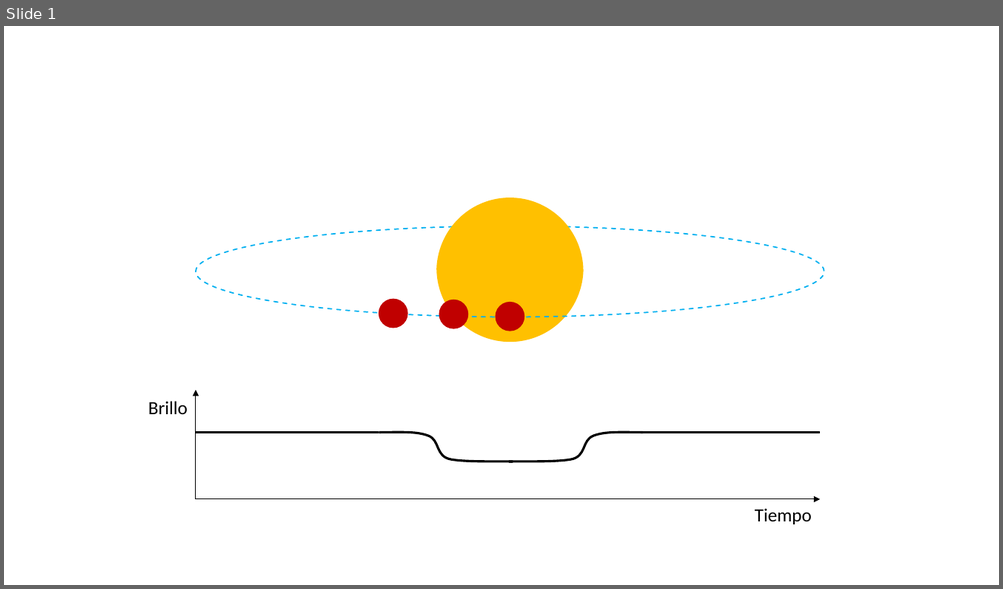
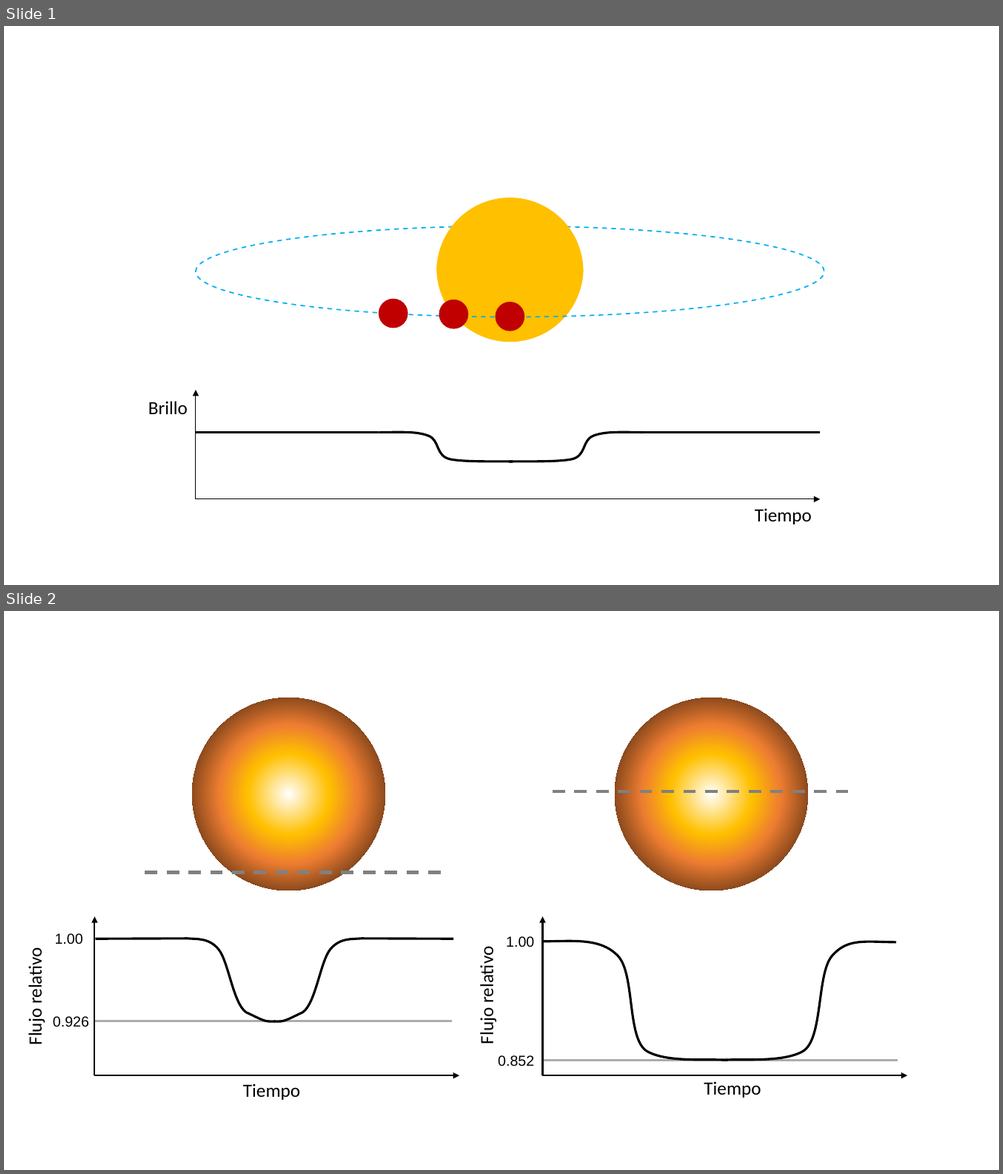
Before and after one commit to sudoAlejandro/Exoplaneta, a slide deck: figuras.pptx. Shown one above the other, each under a label of ours: slide 1 before the commit, slides 1 and 2 after it. The pictures are 1003x589 and 1003x1174 pixels, drawn with LibreOffice and Linux fonts; fonts in the diff are those of the drawing. Boxes give left, top, right and bottom in pixels: in the first picture for what was removed or moved away, otherwise in the second. Text is boxed around its words. In the diff, an @@ line names an element or a change of style, - is before the commit and + after.

```diff
--- a/figuras.pptx
+++ b/figuras.pptx
@@ slide 2 added at <box>4,611,999,1170</box>, background #FFFFFF @@
@@ ellipse added at <box>192,698,385,891</box>, fill gradient #FFFFFF to #FFC000 to #ED7D31 to #000000 @@
@@ ellipse added at <box>614,698,808,891</box>, fill gradient #FFFFFF to #FFC000 to #ED7D31 to #000000 @@
@@ line added from (552, 792) to (851, 792), #808080 3 pt dashed @@
@@ line added from (145, 873) to (444, 873), #808080 3 pt dashed @@
@@ arrow added from (94, 1076) to (94, 917), #000000 1.5 pt @@
@@ arrow added from (543, 1076) to (543, 917), #000000 1.5 pt @@
@@ text added at <box>55,934,83,945</box>, 14 pt, text #000000 @@
+1.00
@@ freeform shape added at <box>96,939,276,1022</box>, outline #000000 2.25 pt @@
@@ freeform shape added at <box>274,939,454,1022</box>, outline #000000 2.25 pt @@
@@ text added at <box>506,937,534,948</box>, 14 pt, text #000000 @@
+1.00
@@ freeform shape added at <box>543,942,728,1061</box>, outline #000000 2.25 pt @@
@@ freeform shape added at <box>723,943,896,1061</box>, outline #000000 2.25 pt @@
@@ text added at <box>24,953,47,1045</box>, 18 pt, text #000000 @@
+Flujo relativo
@@ text added at <box>475,952,498,1044</box>, 18 pt, text #000000 @@
+Flujo relativo
@@ text added at <box>53,1017,89,1028</box>, 14 pt, text #000000 @@
+0.926
@@ line added from (452, 1022) to (96, 1022), #AFABAB 2.25 pt @@
@@ arrow added from (94, 1076) to (459, 1076), #000000 1.5 pt @@
@@ text added at <box>498,1056,534,1067</box>, 14 pt, text #000000 @@
+0.852
@@ line added from (898, 1061) to (541, 1061), #AFABAB 2.25 pt @@
@@ arrow added from (543, 1076) to (908, 1076), #000000 1.5 pt @@
@@ text added at <box>243,1084,300,1100</box>, 18 pt, text #000000 @@
+Tiempo
@@ text added at <box>703,1082,760,1098</box>, 18 pt, text #000000 @@
+Tiempo
```
Also in this commit, not shown: 1 other slide added, 18 other files.
